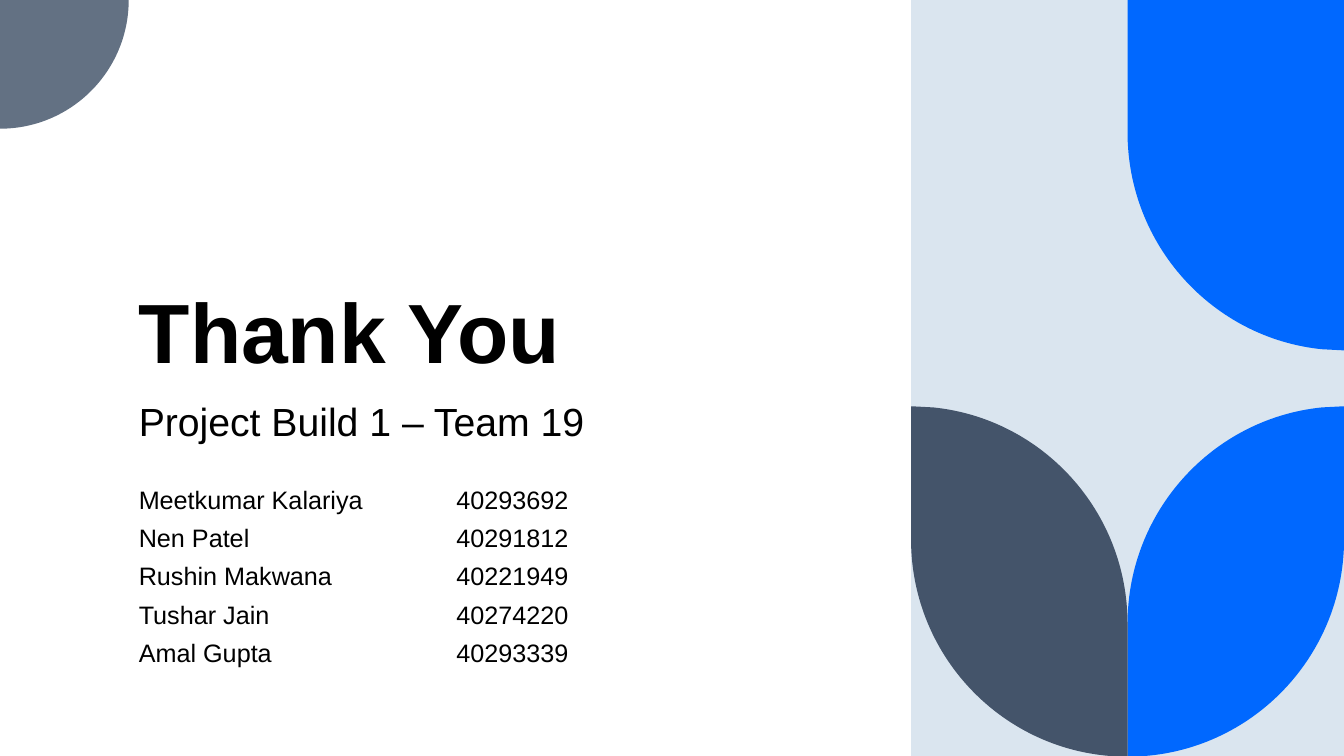
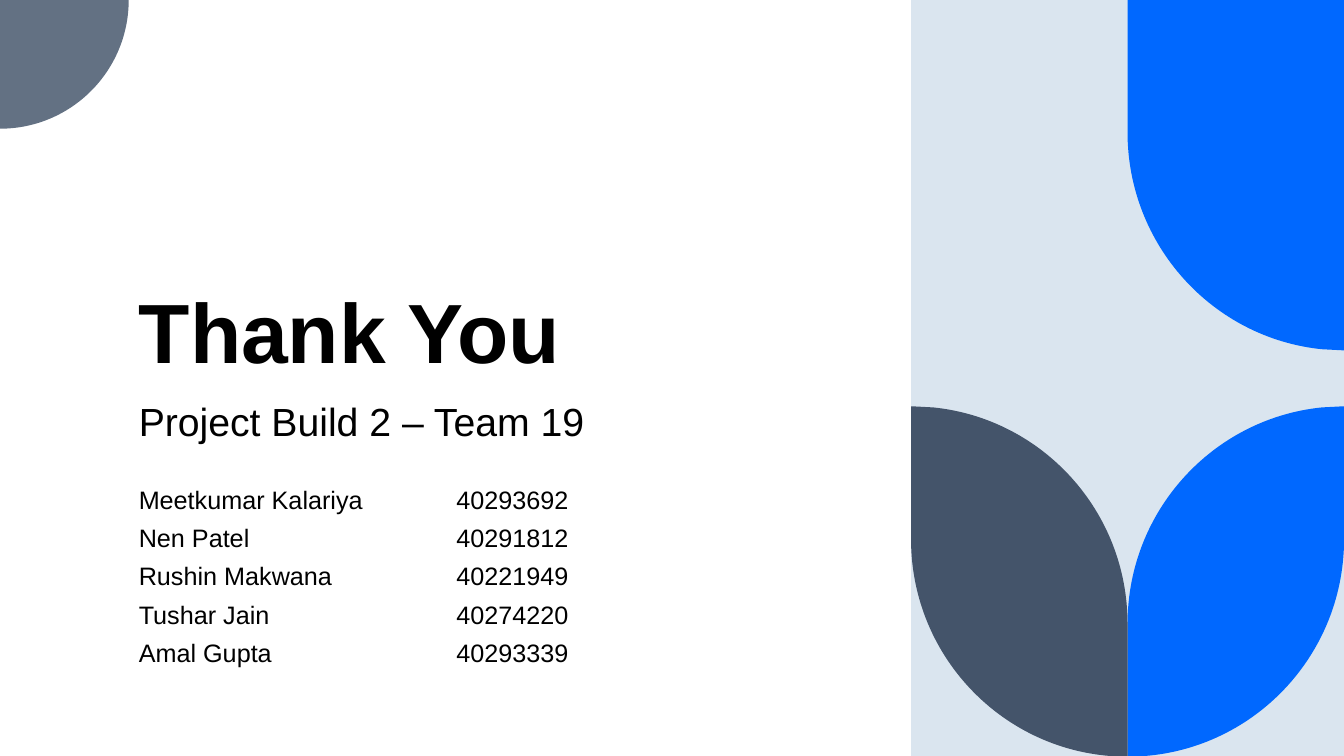
Before and after one commit to Concordia-Winter-2024/SOEN-6441-Warzone-Team19, a slide deck: slide 26 of Build2/Project Build 2 – Team 19.pptx. Drawn at 1344x756 pixels with LibreOffice and Linux fonts; fonts in the diff are those of the drawing. Boxes give left, top, right and bottom in pixels: in the first picture for what was removed or moved away, otherwise in the second. Text is boxed around its words. In the diff, an @@ line names an element or a change of style, - is before the commit and + after.

```diff
--- a/Build2/Project Build 2 – Team 19.pptx
+++ b/Build2/Project Build 2 – Team 19.pptx
@@ subtitle at bbox=[139, 407, 585, 444]: text changed @@
-Project Build 1 – Team 19
+Project Build 2 – Team 19
```
Also in this commit, not shown: 6 other slides changed, 5 other files.
